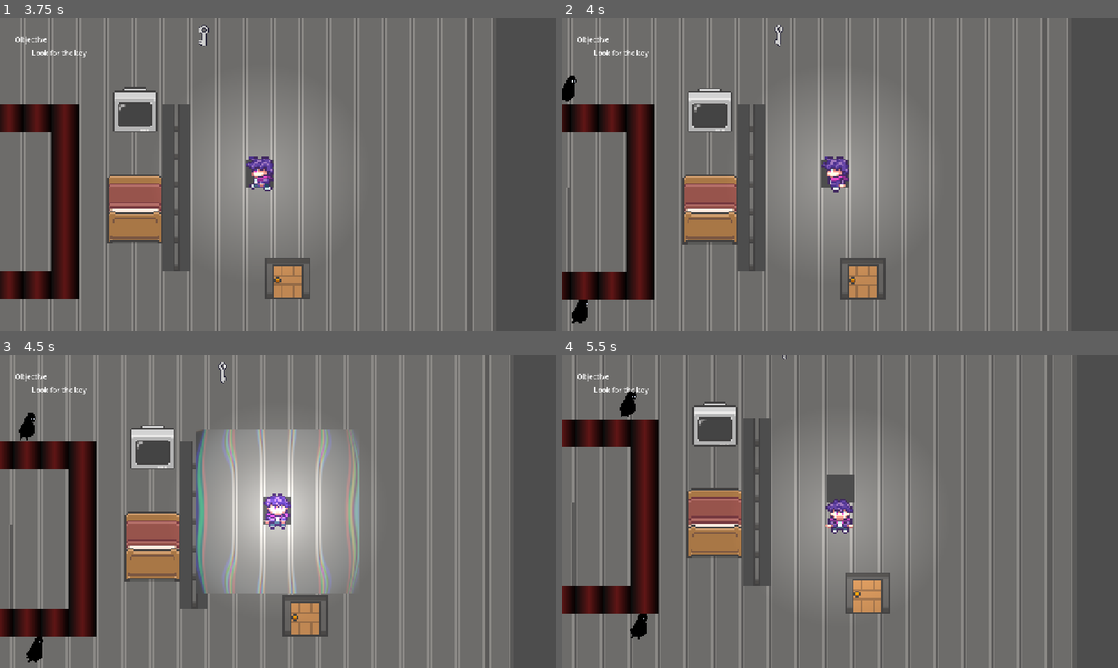
Above: before the commit, frames 1-4 (two rows, left to right).
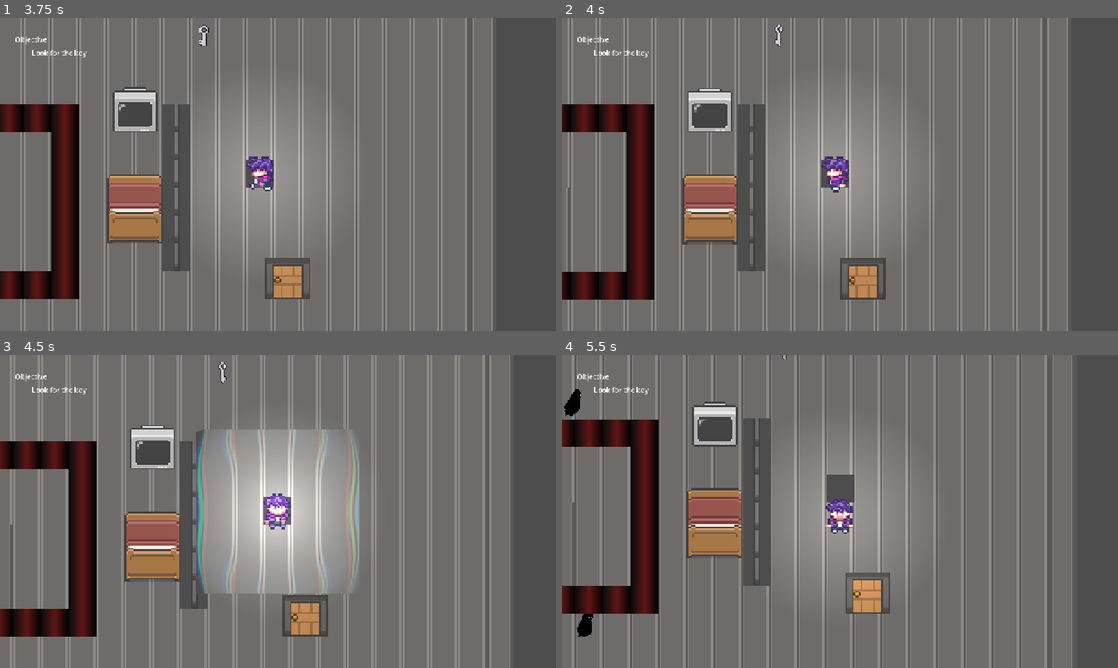
Above: after the commit, the same moments.

Repository: rstricke/Whistlefreeze52
Game: Godot game, scene res://scenes/main.tscn
The game is run twice, just before and just after one commit, with the same random seed, the same clock (stepped at 60 frames per second) and the same inputs.
Inputs:
- Up to frame 1 (3.75 s): tap Enter at 0.5 s; hold D (move_right) 0.53-1.28 s; tap F (whistle) every 0.75 s from 0.6 to 3.6 s; hold S (move_down) 1.28-2.03 s; hold D (move_right) 2.03-2.78 s; hold W (move_up) 2.78-3.53 s; hold A (move_left) from 3.53 s (still down)
- Up to frame 2 (4 s): keep holding A (move_left)
- Up to frame 3 (4.5 s): keep holding A (move_left); tap F (whistle) at 4.35 s
- Up to frame 4 (5.5 s): release A (move_left) at 5.03 s; hold S (move_down) from 5.03 s (still down); tap F (whistle) at 5.1 s

Frame 1 is identical in both runs. In frame 2, 0.3% of the frame differs, in the area x 0-5%, y 18-98%; in frame 3, 0.3%; in frame 4, 0.7%, in the area x 0-16%, y 10-91%.

Commit message:
No diagonal move enemy

Diff:
--- a/game/scripts/grid.gd
+++ b/game/scripts/grid.gd
@@ -13,7 +13,6 @@
 @export var unlockedDoor: TileMapLayer
 
 @export var monsterScene: PackedScene
-
 @export var monsterSpawnChance := 1.0
 
 var monsters: Array[Monster]
@@ -36,6 +35,8 @@
 	# Top left corner + width and height
 	astar_grid.region = Rect2i(-GRID_SIZE / 2, -GRID_SIZE / 2, GRID_SIZE, GRID_SIZE)
 	astar_grid.cell_size = Vector2(CELL_SIZE, CELL_SIZE)
+	# No diagonal move
+	astar_grid.diagonal_mode = AStarGrid2D.DIAGONAL_MODE_NEVER
 	astar_grid.update()
 
 	# Get all the "Obstaces" children
